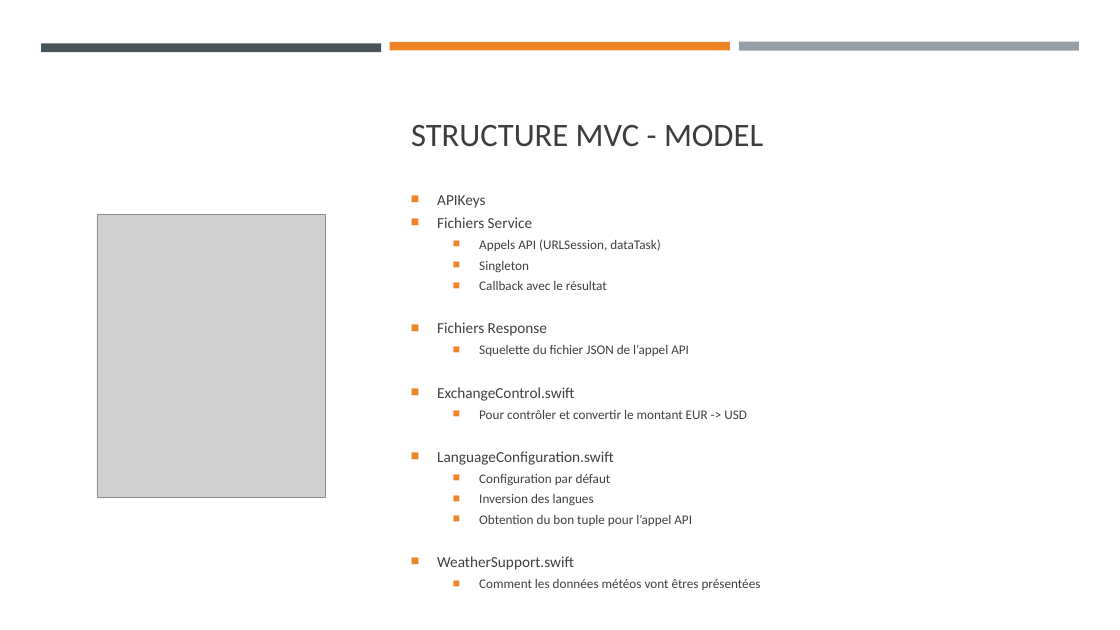
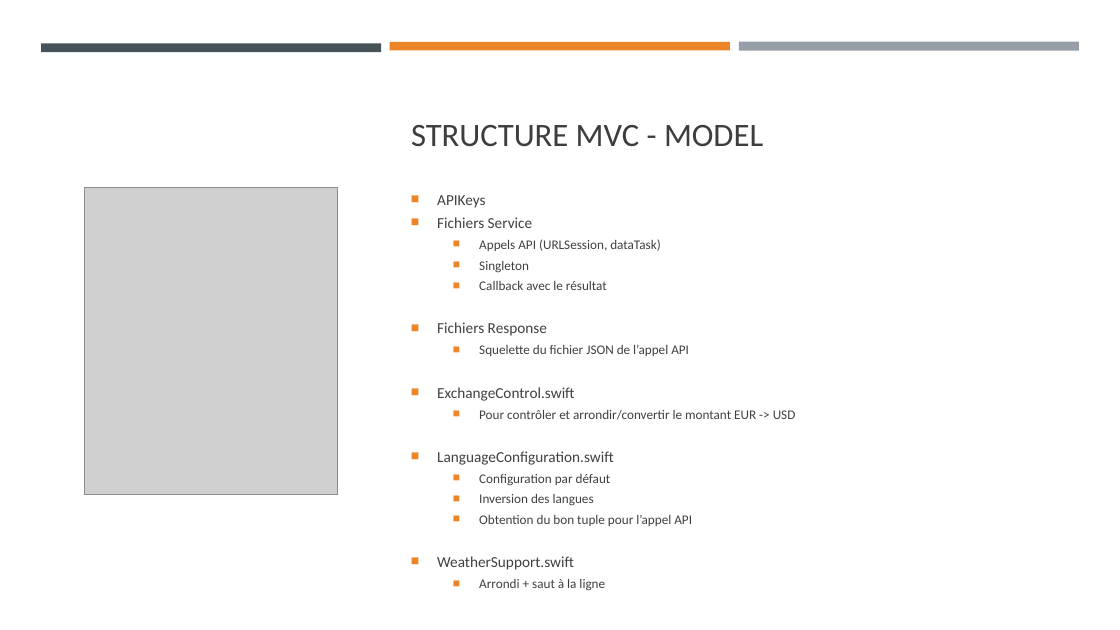
Before and after one commit to MickaeliOS/OpenClassrooms-P9-LeBaluchon, a slide deck: slide 5 of Soutenance/Horn_Mickael_presentation_4_102022.pptx. Drawn at 1120x630 pixels with LibreOffice and Linux fonts; fonts in the diff are those of the drawing; grey boxes stand for pictures. Boxes give left, top, right and bottom in pixels: in the first picture for what was removed or moved away, otherwise in the second. Text is boxed around its words. In the diff, an @@ line names an element or a change of style, - is before the commit and + after.

```diff
--- a/Soutenance/Horn_Mickael_presentation_4_102022.pptx
+++ b/Soutenance/Horn_Mickael_presentation_4_102022.pptx
@@ picture: place and size @@
-picture at box(97, 214, 325, 497)
+picture at box(85, 187, 338, 495)
@@ text at box(479, 410, 796, 420): text changed @@
-  ■ Pour contrôler et convertir le montant EUR -> USD
+  ■ Pour contrôler et arrondir/convertir le montant EUR -> USD
@@ text at box(479, 579, 605, 591): text changed @@
-  ■ Comment les données météos vont êtres présentées
+  ■ Arrondi + saut à la ligne
```
Also in this commit, not shown: 2 other slides changed, 13 other files.
